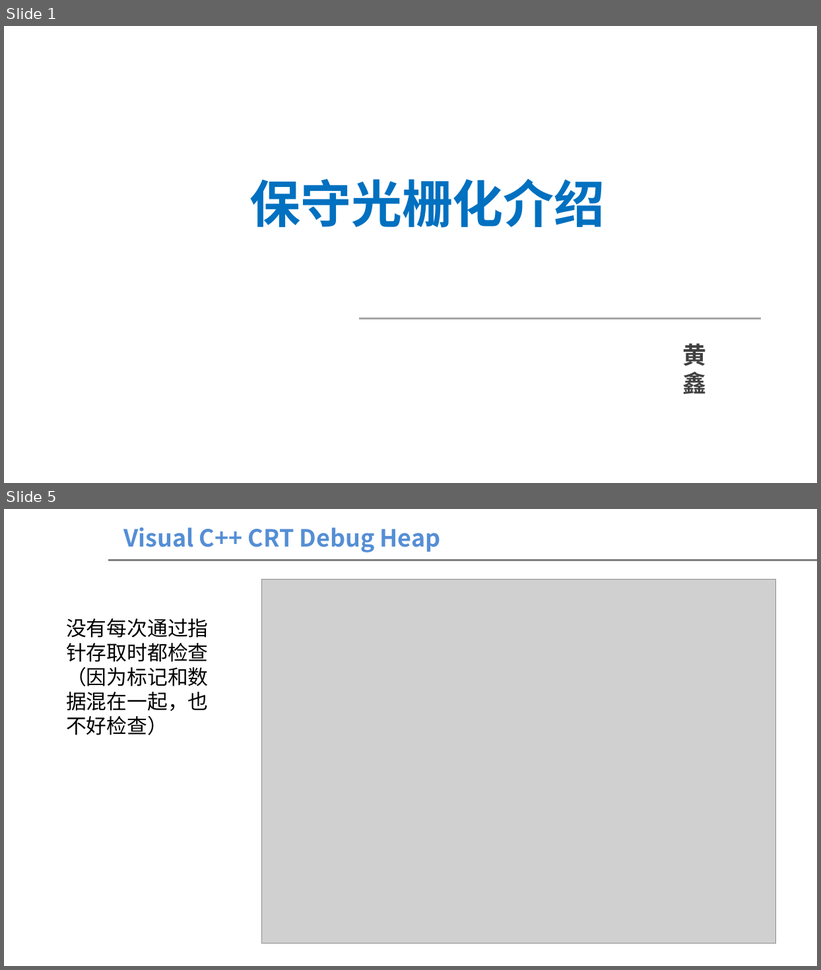
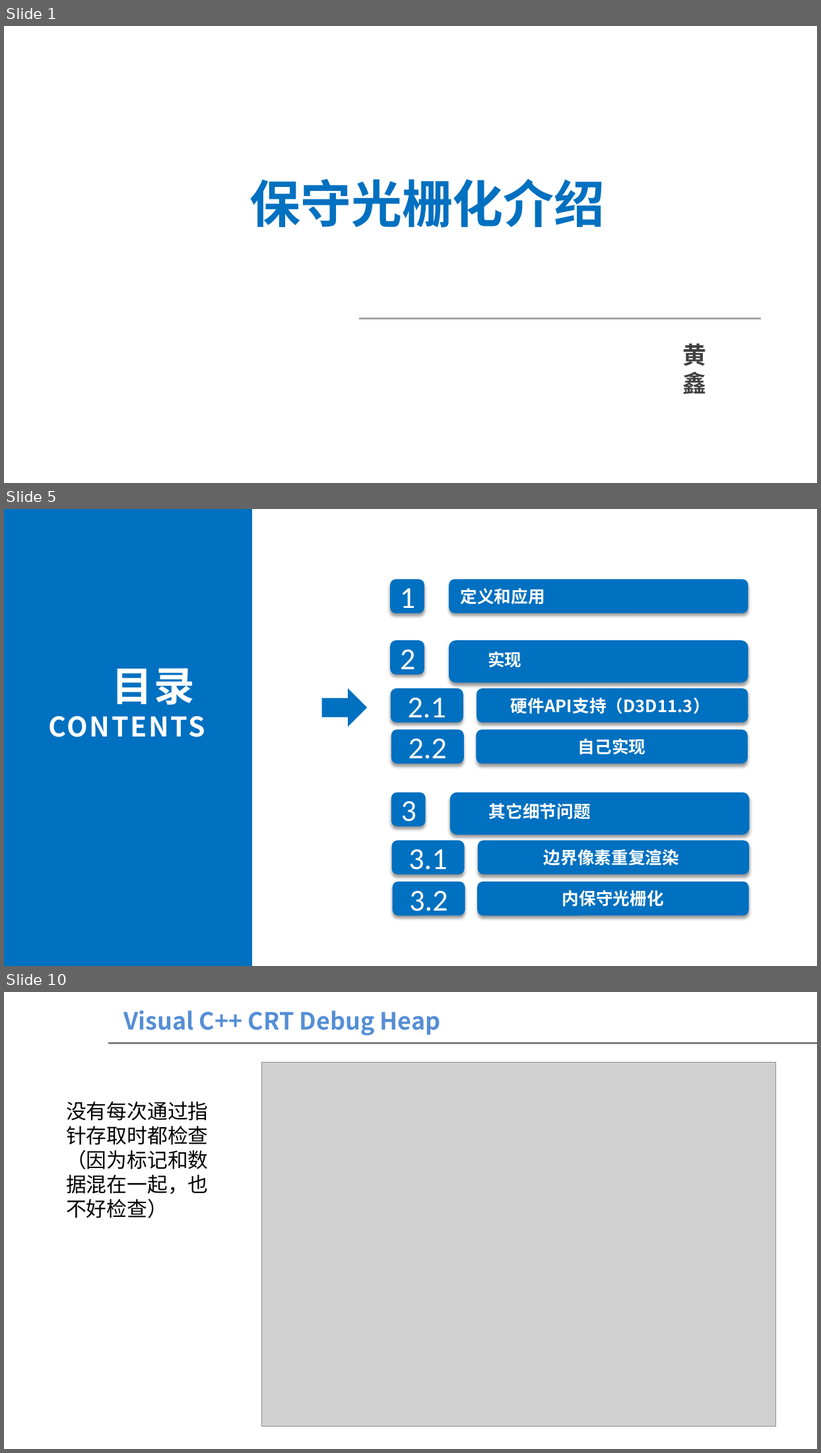
Before and after one commit to theyellowstar/202502Share, a slide deck: 保守光栅化介绍.pptx. Shown one above the other, each under a label of ours: slides 1 and 5 before the commit, slides 1, 5 and 10 after it; the slides between them are not shown. The pictures are 821x970 and 821x1453 pixels, drawn with LibreOffice and Linux fonts; fonts in the diff are those of the drawing; grey boxes stand for pictures; background and template pictures are left out. Boxes give left, top, right and bottom in pixels: in the first picture for what was removed or moved away, otherwise in the second. Text is boxed around its words. In the diff, an @@ line names an element or a change of style, - is before the commit and + after.

```diff
--- a/保守光栅化介绍.pptx
+++ b/保守光栅化介绍.pptx
@@ slide 5 added at [4, 509, 817, 966], background #FFFFFF @@
@@ rectangle added at [4, 509, 252, 966], fill #0070C0 @@
@@ rounded rectangle added at [391, 579, 424, 613], fill #0070C0, 36 pt, text #FFFFFF @@
+1
@@ rounded rectangle added at [449, 579, 748, 613], fill #0070C0 @@
@@ text added at [460, 588, 545, 605], 20 pt, text #FFFFFF, bold @@
+定义和应用
@@ text added at [49, 668, 205, 737], 32 pt, text #FFFFFF, bold @@
+目录
+CONTENTS
@@ down arrow added at [322, 689, 367, 727], fill #0070C0 @@
@@ group added at [391, 640, 748, 764]: 6 rounded rectangles, 1 text @@
+2
+实现
+2.1
+硬件API支持（D3D11.3）
+自己实现
+2.2
@@ group added at [391, 792, 749, 916]: 6 rounded rectangles, 1 text @@
+3
+其它细节问题
+3.1
+边界像素重复渲染
+内保守光栅化
+3.2
@@ what was slide 5 is now slide 10 @@
```
Also in this commit, not shown: 2 slides changed, 5 other slides added, 1 slide removed.
